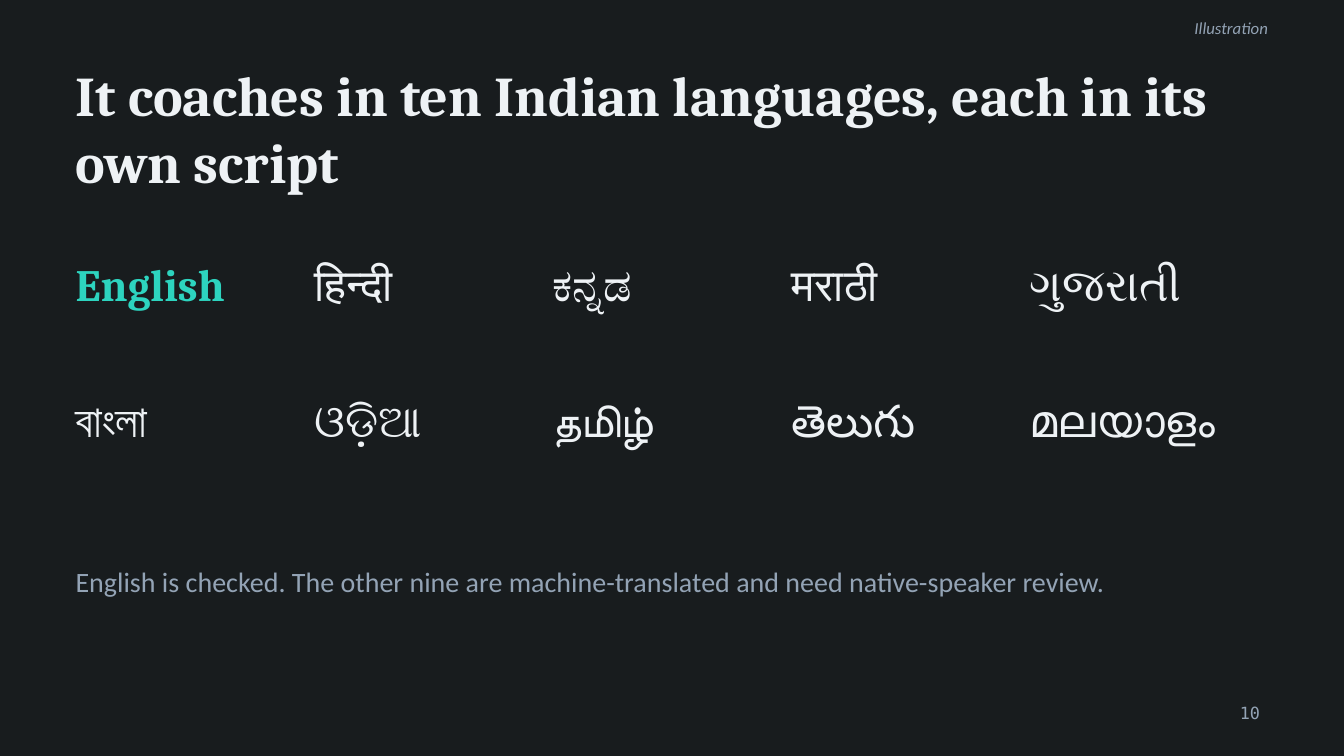
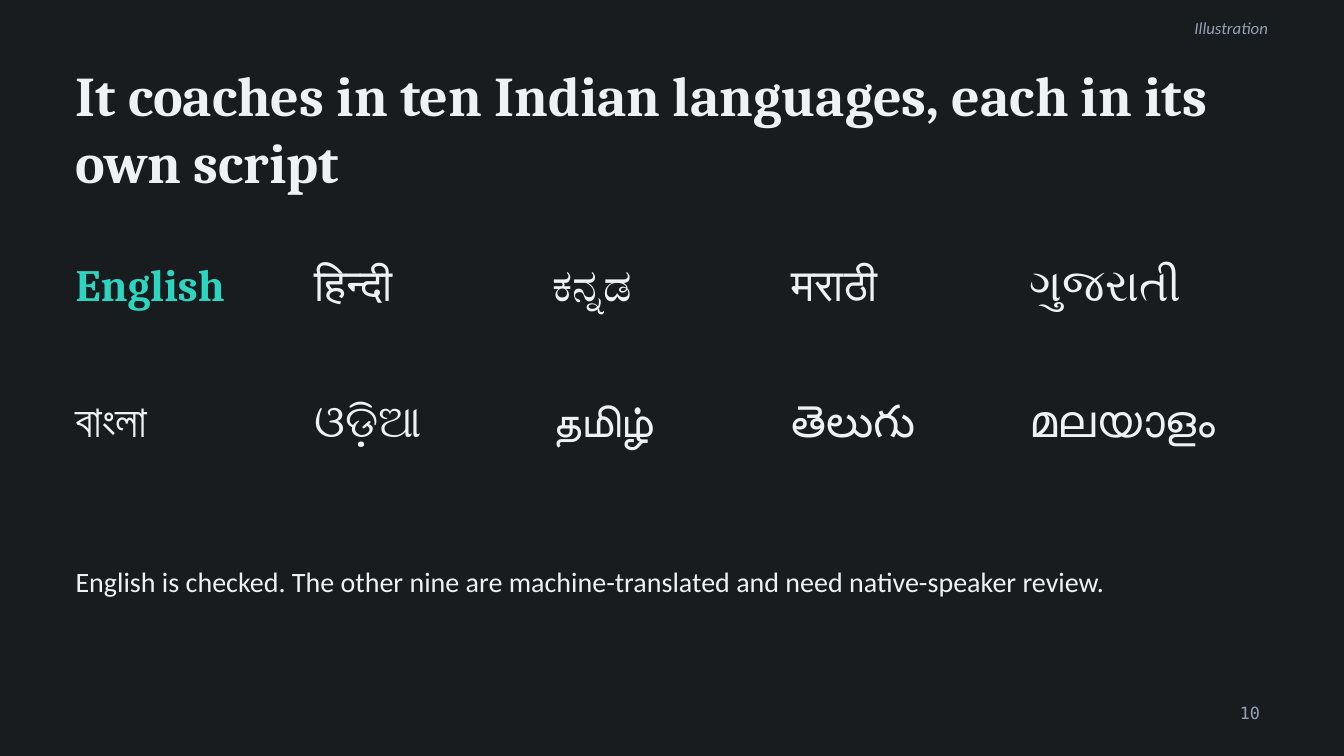
Before and after one commit to VivekTiwary-25/Zero_flux, a slide deck: slide 10 of deck/CPR_Coach_Anvathon_2026_v4.pptx. Drawn at 1344x756 pixels with LibreOffice and Linux fonts; fonts in the diff are those of the drawing; background and template pictures are left out; a plain dark background stands for a picture behind light text. Boxes give left, top, right and bottom in pixels: in the first picture for what was removed or moved away, otherwise in the second. Text is boxed around its words. In the diff, an @@ line names an element or a change of style, - is before the commit and + after.

```diff
--- a/deck/CPR_Coach_Anvathon_2026_v4.pptx
+++ b/deck/CPR_Coach_Anvathon_2026_v4.pptx
@@ text "English is checked. The other ..." at (x1=76, y1=572, x2=1104, y2=597): text colour #93A3B5 to #EEF2F5 @@
```
Also in this commit, not shown: 1 other slide changed, 5 other files.
